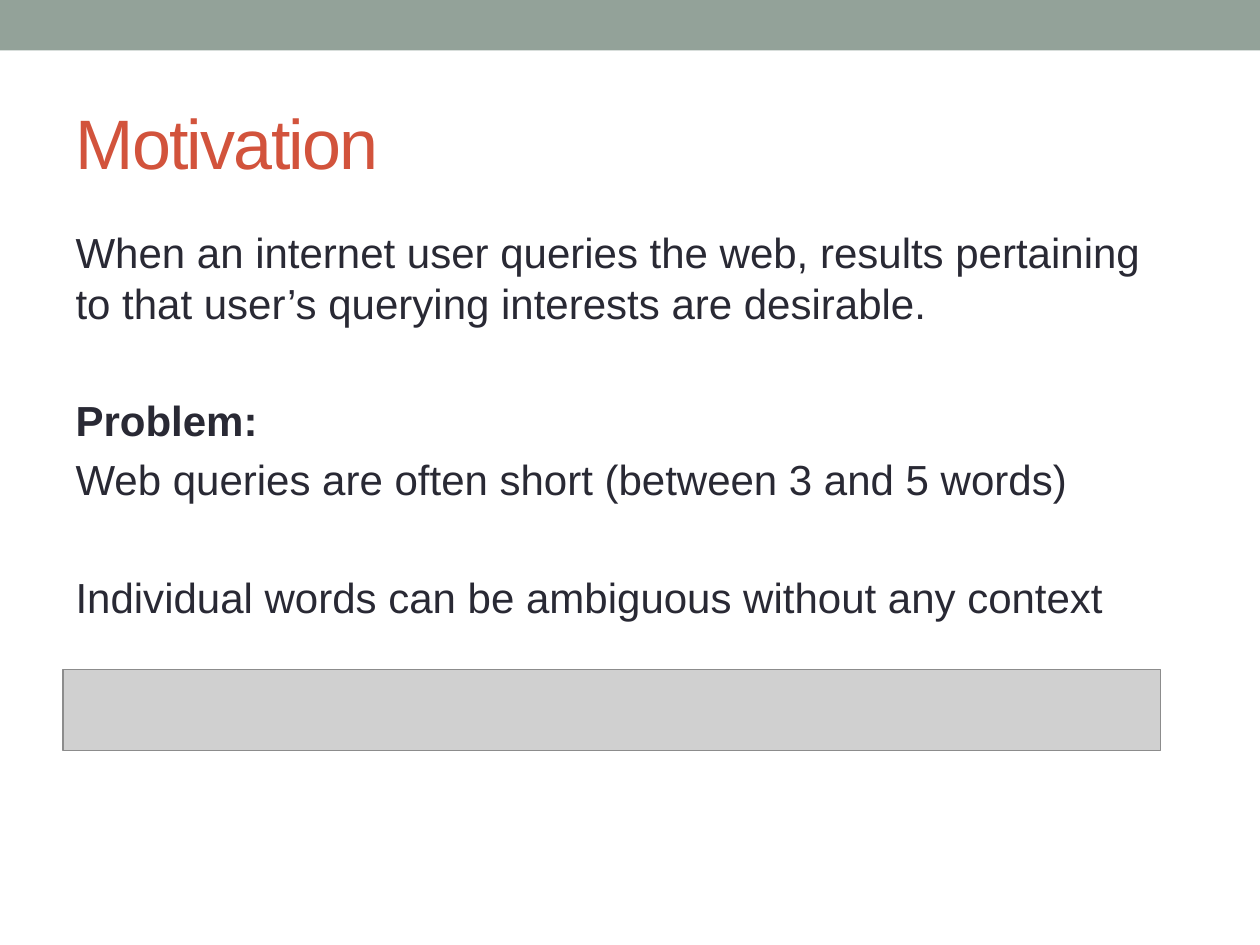
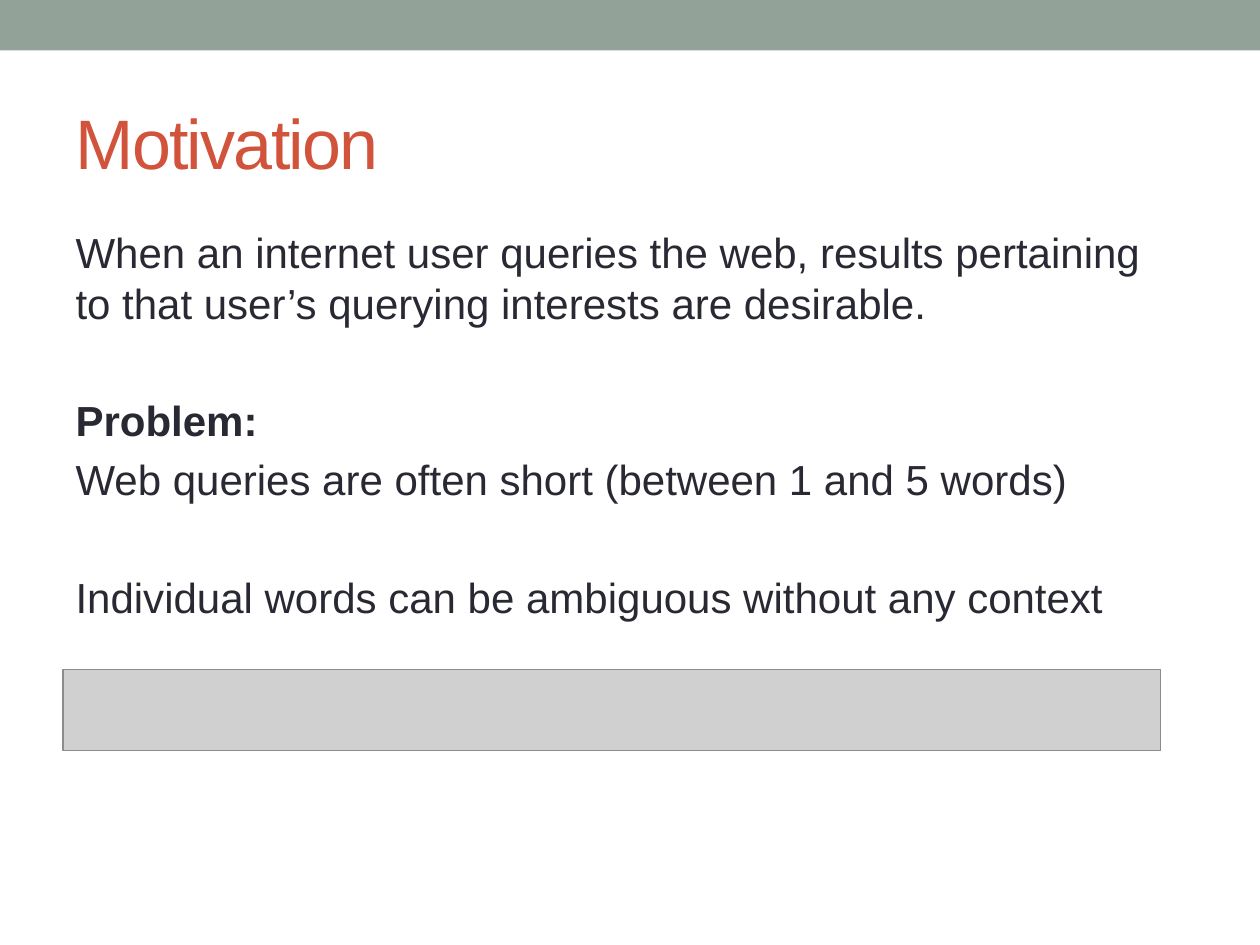
Before and after one commit to jcbain/web_query_classification, a slide deck: slide 3 of presentation.pptx. Drawn at 1260x945 pixels with LibreOffice and Linux fonts; fonts in the diff are those of the drawing; grey boxes stand for pictures. Boxes give left, top, right and bottom in pixels: in the first picture for what was removed or moved away, otherwise in the second. Text is boxed around its words. In the diff, an @@ line names an element or a change of style, - is before the commit and + after.

```diff
--- a/presentation.pptx
+++ b/presentation.pptx
@@ text at bbox=[76, 464, 1067, 504]: text changed @@
-Web queries are often short (between 3 and 5 words)
+Web queries are often short (between 1 and 5 words)
```
Also in this commit, not shown: 2 slides added, 3 other files.
